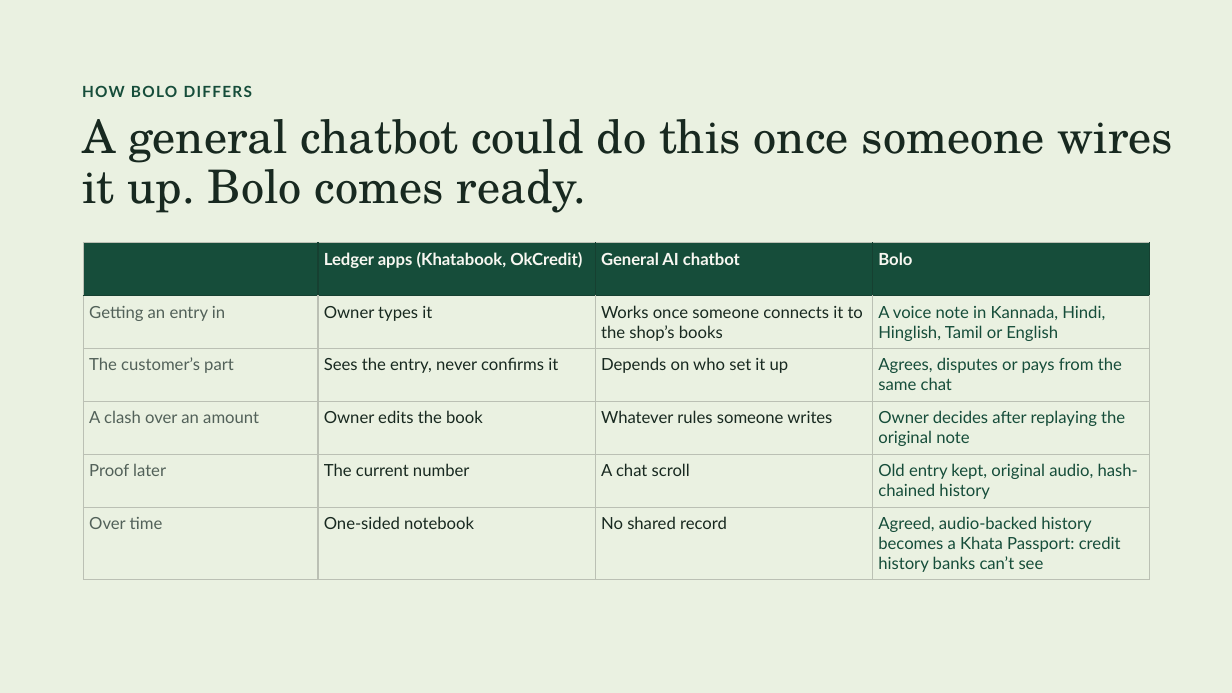
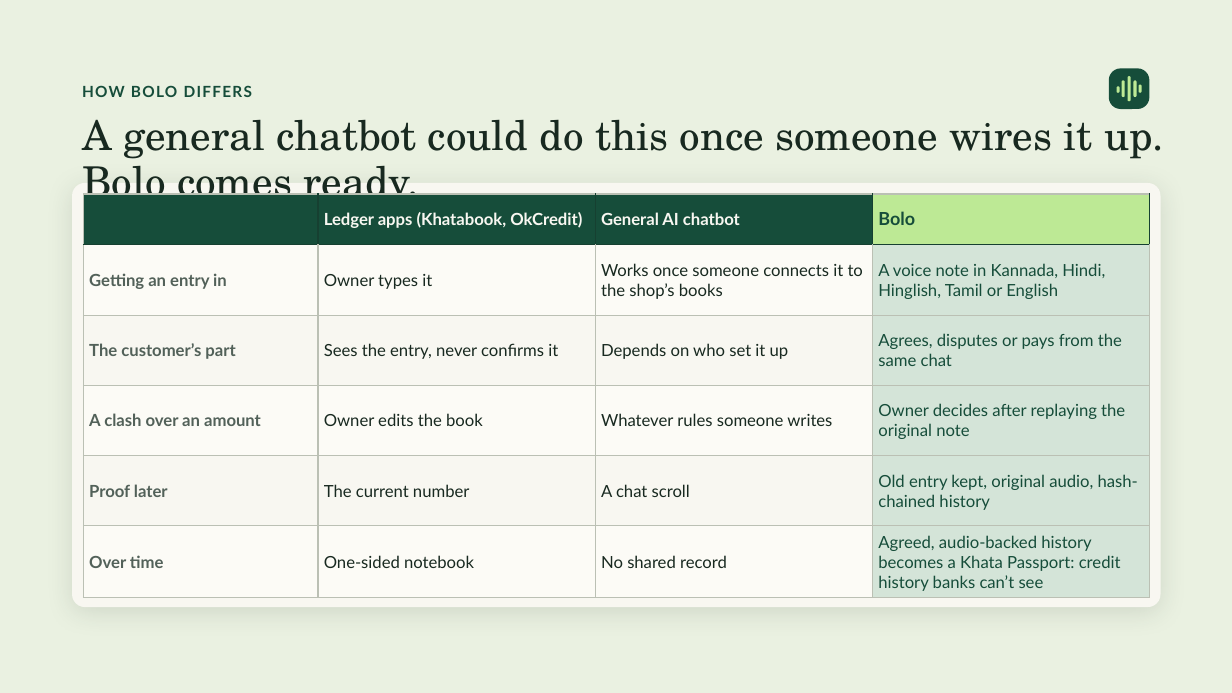
Before and after one commit to dhruva137/bolo, a slide deck: slide 3 of docs/Bolo-pitch.pptx. Drawn at 1232x693 pixels with LibreOffice and Linux fonts; fonts in the diff are those of the drawing. Boxes give left, top, right and bottom in pixels: in the first picture for what was removed or moved away, otherwise in the second. Text is boxed around its words. In the diff, an @@ line names an element or a change of style, - is before the commit and + after.

```diff
--- a/docs/Bolo-pitch.pptx
+++ b/docs/Bolo-pitch.pptx
@@ rounded rectangle added at (x1=1109, y1=68, x2=1150, y2=109), fill #164D3A @@
@@ rounded rectangle added at (x1=1116, y1=86, x2=1119, y2=92), fill #BDE995 @@
@@ rounded rectangle added at (x1=1122, y1=80, x2=1125, y2=97), fill #BDE995 @@
@@ rounded rectangle added at (x1=1128, y1=76, x2=1130, y2=101), fill #BDE995 @@
@@ rounded rectangle added at (x1=1134, y1=80, x2=1137, y2=97), fill #BDE995 @@
@@ rounded rectangle added at (x1=1139, y1=85, x2=1141, y2=93), fill #BDE995 @@
@@ title "A general chatbot could do ..." at (x1=82, y1=119, x2=1164, y2=208): size 36 to 32 pt; line spacing 38.9pt to 36pt @@
@@ rounded rectangle added at (x1=72, y1=183, x2=1161, y2=607), fill #F8F7F1 @@
@@ table at (x1=83, y1=194, x2=1150, y2=596) @@
@@ fill #164D3A to #BDE995 in row 1, column 4 @@
@@ fill none to #FCFBF6 in 9 cells @@
@@ fill none to #D4E4D8 in 5 cells @@
@@ fill none to #F8F7F1 in 6 cells @@
@@ size 13 to 14 pt, text colour #F8F7F1 to #164D3A in "Bolo" @@
@@ bold on in "Getting an entry in", "The customer’s part", "A clash over an amount", "Proof later" and 1 more places @@
@@ table resized from (x1=83, y1=243, x2=1150, y2=576) to (x1=83, y1=194, x2=1150, y2=596) @@
```
Also in this commit, not shown: 4 other slides changed.
